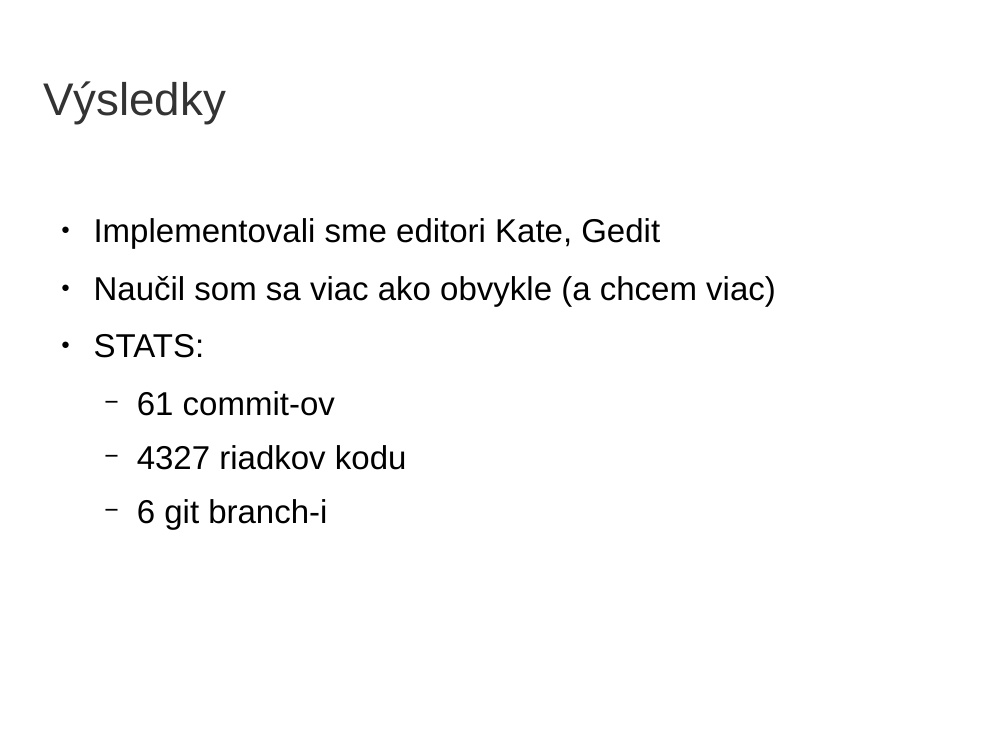
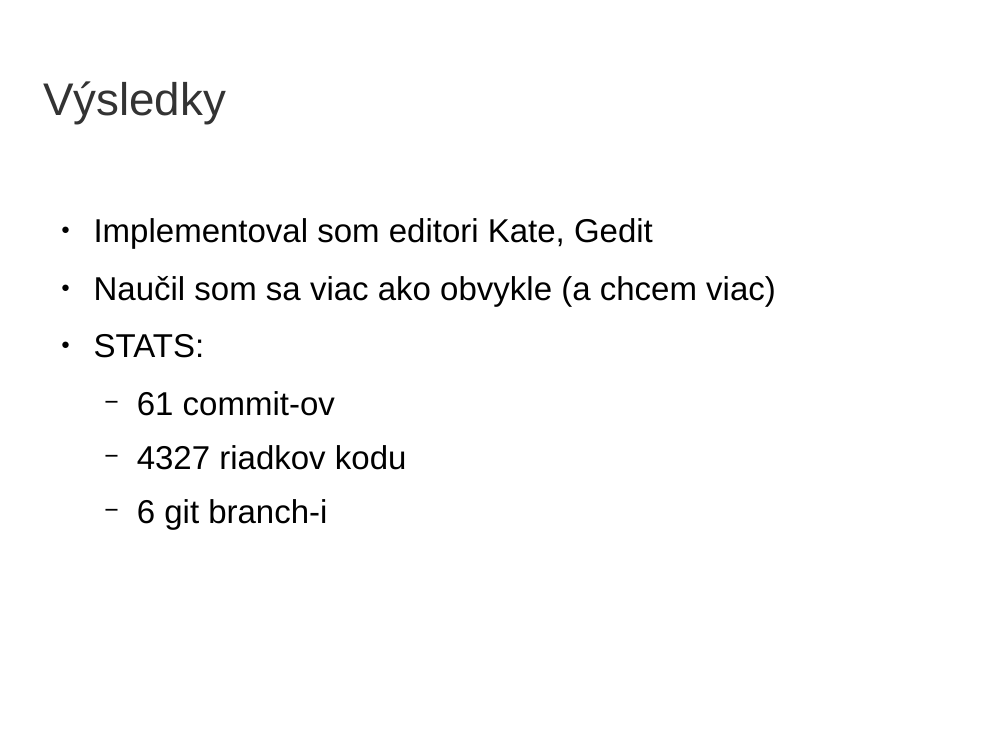
Before and after one commit to yin/syntaxer, a slide deck: slide 31 of obhajoba/bc2014-obhajoba15-prezentacia.odp. Drawn at 1008x756 pixels with LibreOffice and Linux fonts; fonts in the diff are those of the drawing; background and template pictures are left out. Boxes give left, top, right and bottom in pixels: in the first picture for what was removed or moved away, otherwise in the second. Text is boxed around its words. In the diff, an @@ line names an element or a change of style, - is before the commit and + after.

```diff
--- a/obhajoba/bc2014-obhajoba15-prezentacia.odp
+++ b/obhajoba/bc2014-obhajoba15-prezentacia.odp
@@ text at (94,218,653,249): text changed @@
-● Implementovali sme editori Kate, Gedit
+● Implementoval som editori Kate, Gedit
```
Also in this commit, not shown: 6 other slides changed, 1 other file.
